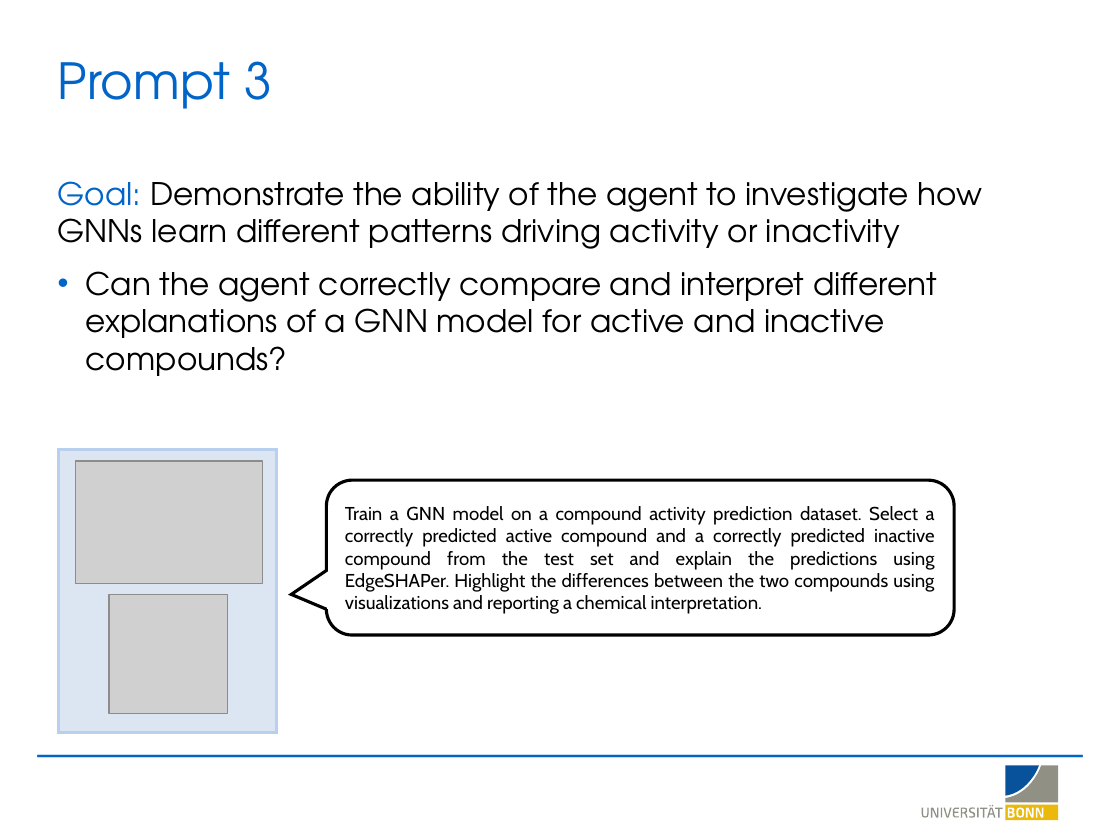
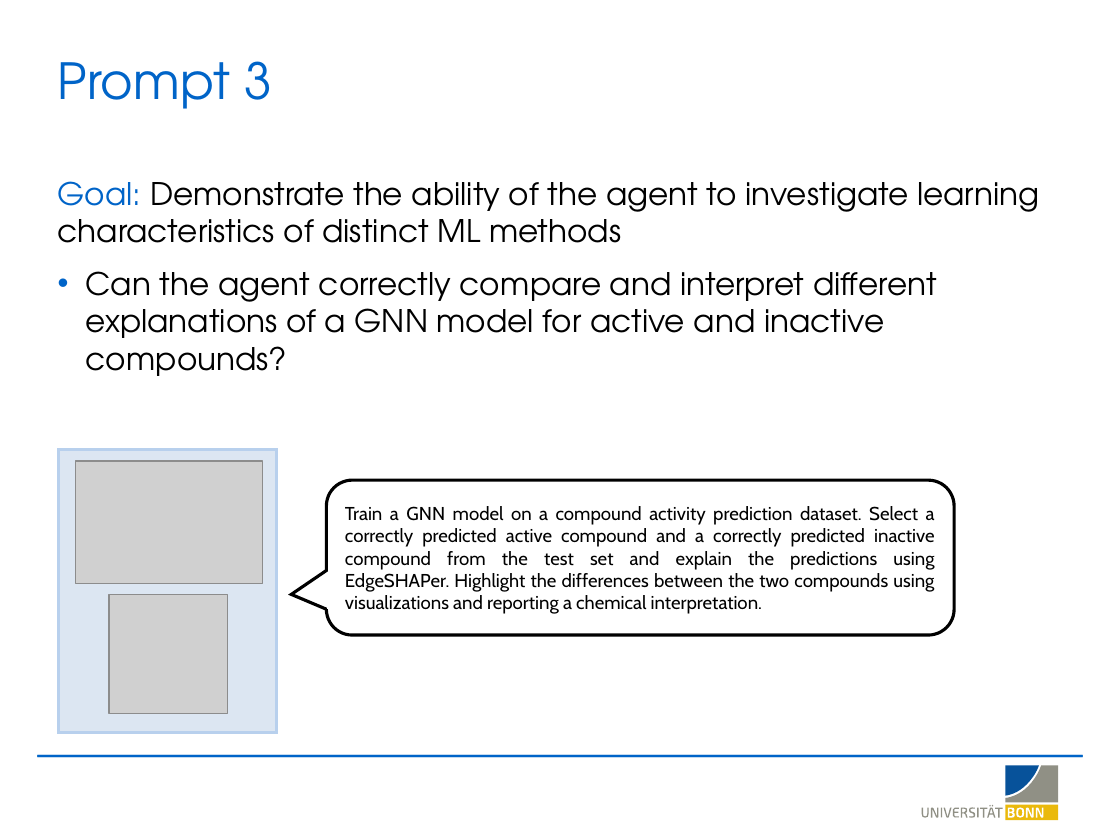
Before and after one commit to LSI-Uni-Bonn/ChemicHAL, a slide deck: slide 12 of slides/AI_Agent_Explainability.pptx (slide 13 before the commit). Drawn at 1120x840 pixels with LibreOffice and Linux fonts; fonts in the diff are those of the drawing; grey boxes stand for pictures; background and template pictures are left out. Boxes give left, top, right and bottom in pixels: in the first picture for what was removed or moved away, otherwise in the second. Text is boxed around its words. In the diff, an @@ line names an element or a change of style, - is before the commit and + after.

Commit message:
Update AI Agent Explainability presentation slides

```diff
--- a/slides/AI_Agent_Explainability.pptx
+++ b/slides/AI_Agent_Explainability.pptx
@@ text at bbox=[58, 181, 1039, 243]: text changed @@
-Goal: Demonstrate the ability of the agent to investigate how GNNs learn different patterns driving activity or inactivity
+Goal: Demonstrate the ability of the agent to investigate learning characteristics of distinct ML methods
```
Also in this commit, not shown: 9 other slides changed, 3 slides added, 2 slides removed.
